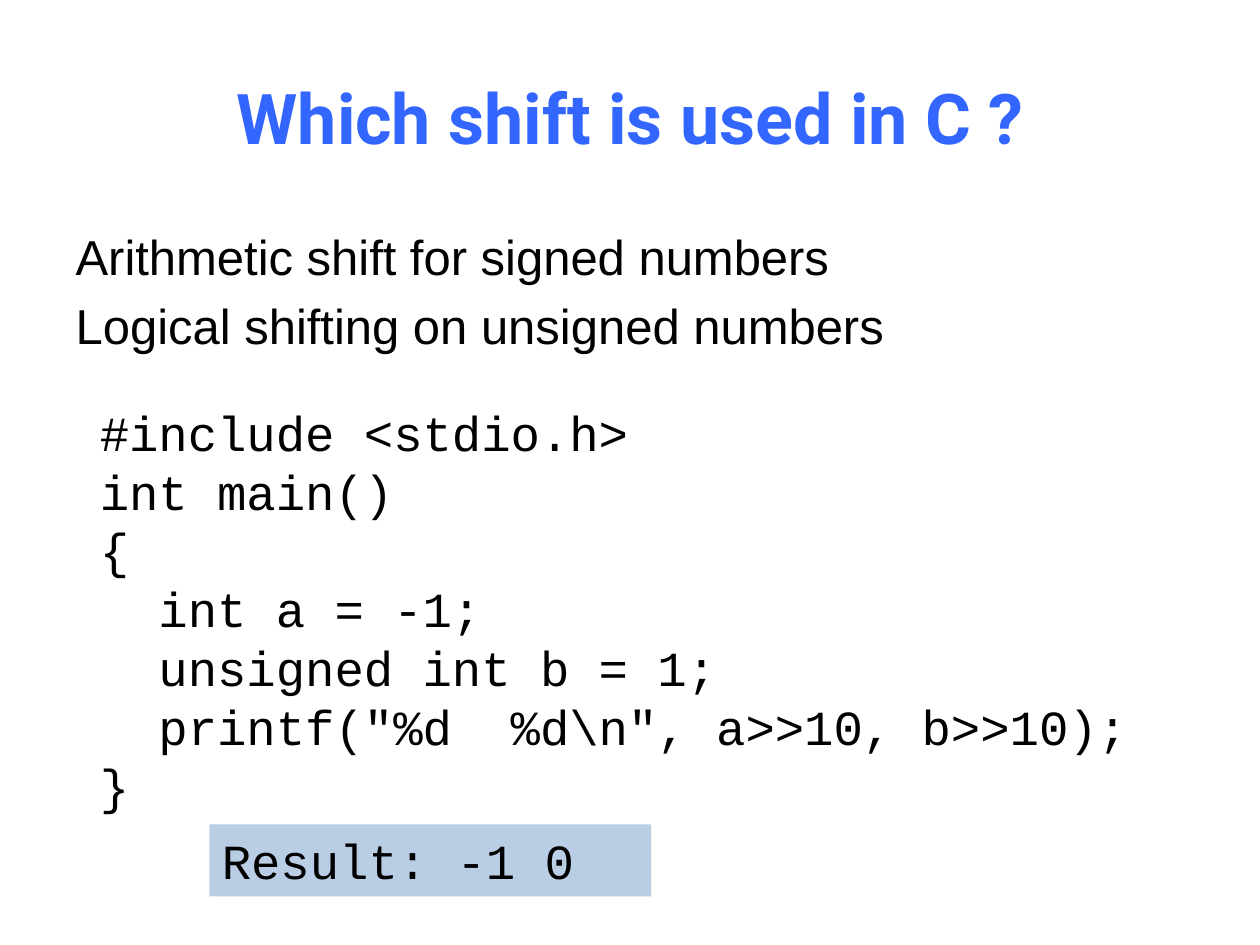
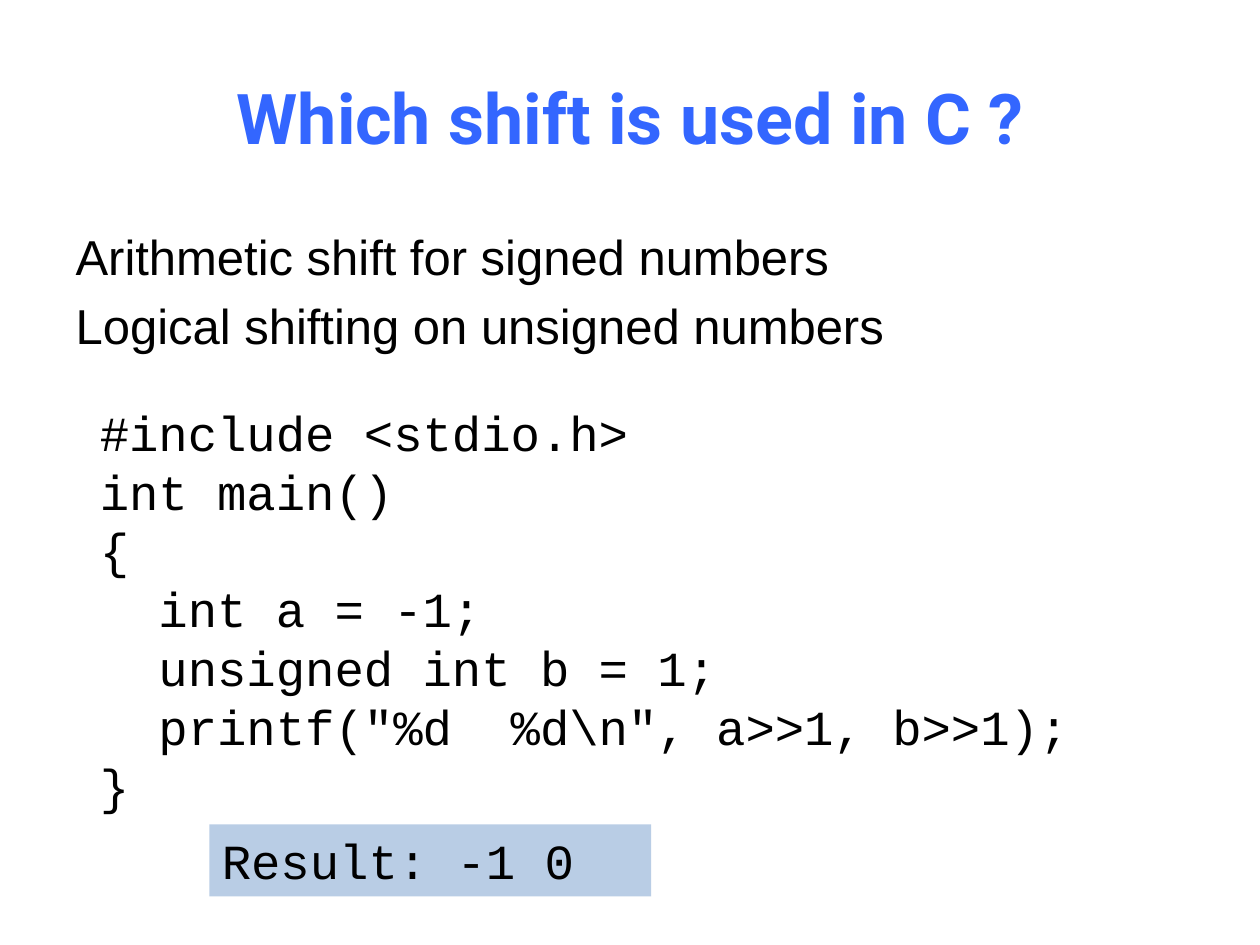
Before and after one commit to NYU-CSO/nyu-cso.github.io, a slide deck: slide 30 of notes/04-C_Basics.pptx (slide 29 before the commit). Drawn at 1260x945 pixels with LibreOffice and Linux fonts; fonts in the diff are those of the drawing. Boxes give left, top, right and bottom in pixels: in the first picture for what was removed or moved away, otherwise in the second. Text is boxed around its words. In the diff, an @@ line names an element or a change of style, - is before the commit and + after.

```diff
--- a/notes/04-C_Basics.pptx
+++ b/notes/04-C_Basics.pptx
@@ text at bbox=[158, 710, 1068, 756]: text changed @@
-printf("%d %d\n", a>>10, b>>10);
+printf("%d %d\n", a>>1, b>>1);
```
Also in this commit, not shown: 6 other slides changed, 2 slides added, 1 other file.
